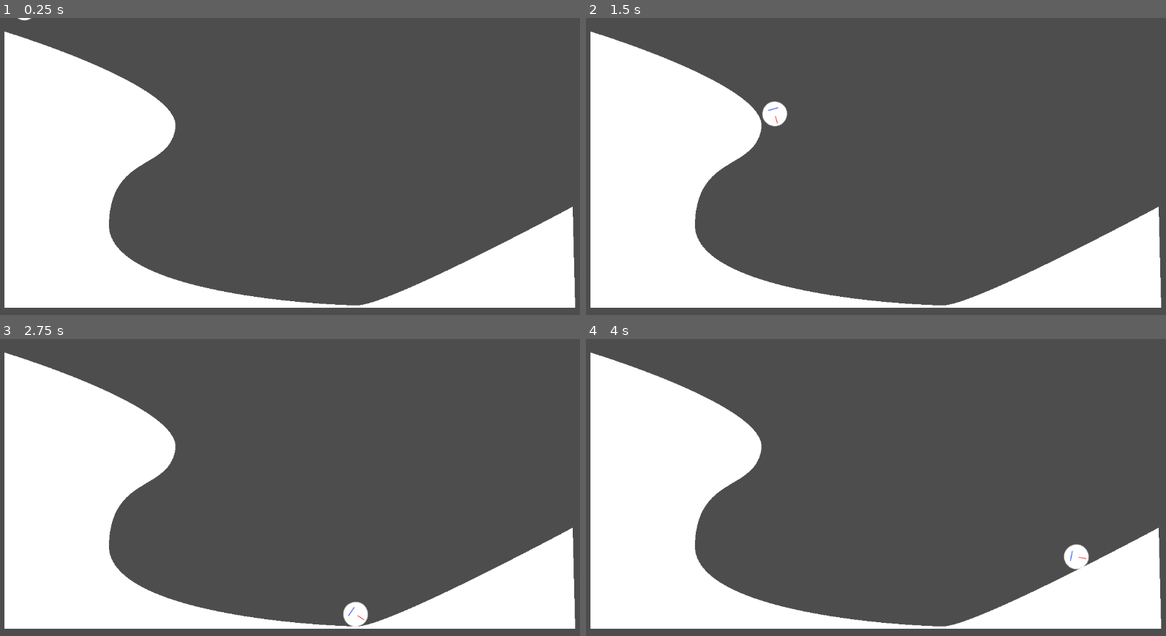
Above: before the commit, frames 1-4 (two rows, left to right).
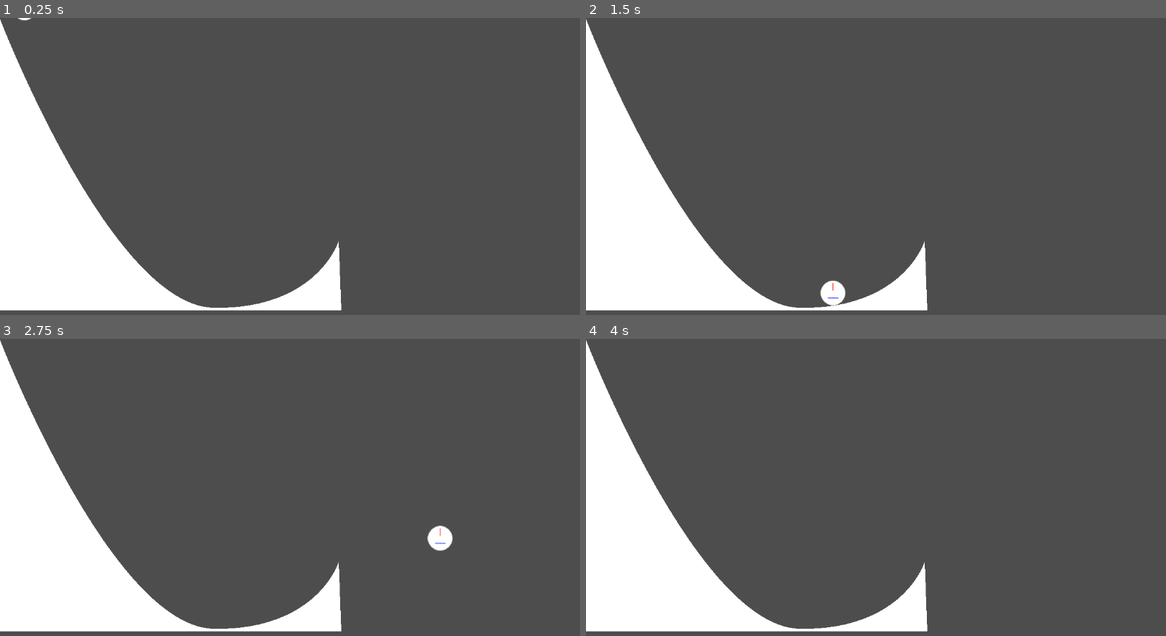
Above: after the commit, the same moments.

Repository: LettucePie/gwj-62-harvest
Game: Godot game, scene res://levels/stage.tscn
Same seed, same stepped clock (60 frames per second), same inputs: the game is played once before the commit and once after it.
Inputs:
- Up to frame 1 (0.25 s): no input
- Up to frame 2 (1.5 s): tap Enter (ui_accept) at 0.5, 0.77 s
- Up to frame 3 (2.75 s): tap Enter (ui_accept) at 1.52 s
- Up to frame 4 (4 s): tap Enter (ui_accept) at 3.02, 3.77 s

The runs differ from the first frame. In frame 1, 18% of the frame differs, in the area x 0-100%, y 0-99%; in frame 2, 18%; in frame 3, 18%; in frame 4, 18%.

Commit message:
Closest setup using rigidbody, going to have to make it work

Diff:
--- a/gameplay/player.gd
+++ b/gameplay/player.gd
@@ -1,7 +1,6 @@
 extends RigidBody2D
 
-@export var hold_mass : float = 10000.0
-@export var release_mass : float = 1.0
+@export var sticky = false
 
 var sticky_ramp : Ramp
 var ramp_step : Array = [true, Vector2.ZERO, 0]
@@ -13,18 +12,18 @@
 
 # Called every frame. 'delta' is the elapsed time since the previous frame.
 func _physics_process(delta):
-	if sticky_ramp != null:
+	if sticky_ramp != null and sticky:
 		ramp_step = sticky_ramp.return_next_step(self.position, ramp_step[2])
 		if ramp_step[0]:
 			print("Pressing against ramp")
-#				mass = 1.0
 			apply_central_force(ramp_step[1] * 500)
 	if Input.is_action_pressed("ui_accept"):
 		apply_torque(20000.0)
+	else:
+		apply_torque(1000.0)
 
 
 func _on_body_entered(body):
 	if body.is_in_group("ramp") and sticky_ramp != body:
 		print("Sticking to ramp: ", body)
 		sticky_ramp = body
-#		mass = 0.1
--- a/gameplay/player.tscn
+++ b/gameplay/player.tscn
@@ -1,21 +1,17 @@
 [gd_scene load_steps=5 format=3 uid="uid://j6jadv606ilq"]
 
+[ext_resource type="PhysicsMaterial" uid="uid://dnncxm4s5mbyl" path="res://gameplay/player_phys_mat.tres" id="1_6on0q"]
 [ext_resource type="Script" path="res://gameplay/player.gd" id="1_ln4ra"]
 [ext_resource type="Texture2D" uid="uid://bqb7yawwso2kk" path="res://art/sprites/test_circle.png" id="1_ndund"]
-
-[sub_resource type="PhysicsMaterial" id="PhysicsMaterial_b74tg"]
-rough = true
-bounce = 1.0
-absorbent = true
 
 [sub_resource type="CircleShape2D" id="CircleShape2D_x2wkc"]
 radius = 24.0208
 
 [node name="player" type="RigidBody2D" groups=["player"]]
-physics_material_override = SubResource("PhysicsMaterial_b74tg")
+physics_material_override = ExtResource("1_6on0q")
 max_contacts_reported = 2
 contact_monitor = true
-constant_torque = 1000.0
+lock_rotation = true
 script = ExtResource("1_ln4ra")
 
 [node name="CollisionShape2D" type="CollisionShape2D" parent="."]
--- /dev/null
+++ b/gameplay/player_phys_mat.tres
@@ -0,0 +1,4 @@
+[gd_resource type="PhysicsMaterial" format=3 uid="uid://dnncxm4s5mbyl"]
+
+[resource]
+friction = 0.0
--- a/levels/ramps/ramp_2.tscn
+++ b/levels/ramps/ramp_2.tscn
@@ -1,11 +1,7 @@
 [gd_scene load_steps=4 format=3 uid="uid://c21okqmkgx6k1"]
 
 [ext_resource type="Script" path="res://levels/ramps/ramp.gd" id="1_4uybr"]
-
-[sub_resource type="PhysicsMaterial" id="PhysicsMaterial_cv2y3"]
-rough = true
-bounce = 1.0
-absorbent = true
+[ext_resource type="PhysicsMaterial" uid="uid://cfjq7mh5ywdtp" path="res://levels/ramps/ramp_phy_mat.tres" id="1_iehvr"]
 
 [sub_resource type="Curve2D" id="Curve2D_5jnf7"]
 bake_interval = 10.0
@@ -15,7 +11,7 @@
 point_count = 3
 
 [node name="ramp_2" type="StaticBody2D" groups=["ramp"]]
-physics_material_override = SubResource("PhysicsMaterial_cv2y3")
+physics_material_override = ExtResource("1_iehvr")
 script = ExtResource("1_4uybr")
 
 [node name="col" type="CollisionPolygon2D" parent="."]
--- /dev/null
+++ b/levels/ramps/ramp_phy_mat.tres
@@ -0,0 +1,4 @@
+[gd_resource type="PhysicsMaterial" format=3 uid="uid://cfjq7mh5ywdtp"]
+
+[resource]
+friction = 0.0
--- a/levels/stage.tscn
+++ b/levels/stage.tscn
@@ -1,12 +1,11 @@
 [gd_scene load_steps=3 format=3 uid="uid://epytuq0d8ga1"]
 
 [ext_resource type="PackedScene" uid="uid://j6jadv606ilq" path="res://gameplay/player.tscn" id="2_7u7gf"]
-[ext_resource type="PackedScene" uid="uid://byguw3klw03de" path="res://levels/ramps/ramp_3.tscn" id="2_dgeku"]
+[ext_resource type="PackedScene" uid="uid://c21okqmkgx6k1" path="res://levels/ramps/ramp_2.tscn" id="2_yrqrb"]
 
 [node name="stage" type="Node2D"]
 
 [node name="player" parent="." instance=ExtResource("2_7u7gf")]
 position = Vector2(49, -48)
 
-[node name="ramp_3" parent="." instance=ExtResource("2_dgeku")]
-position = Vector2(9, 25)
+[node name="ramp_2" parent="." instance=ExtResource("2_yrqrb")]
